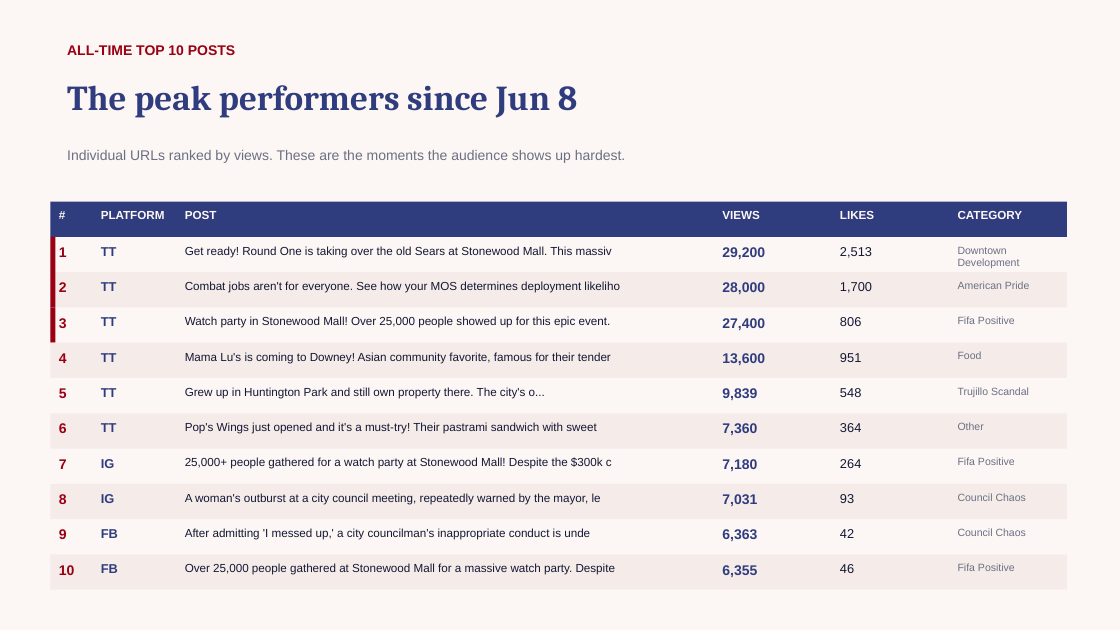
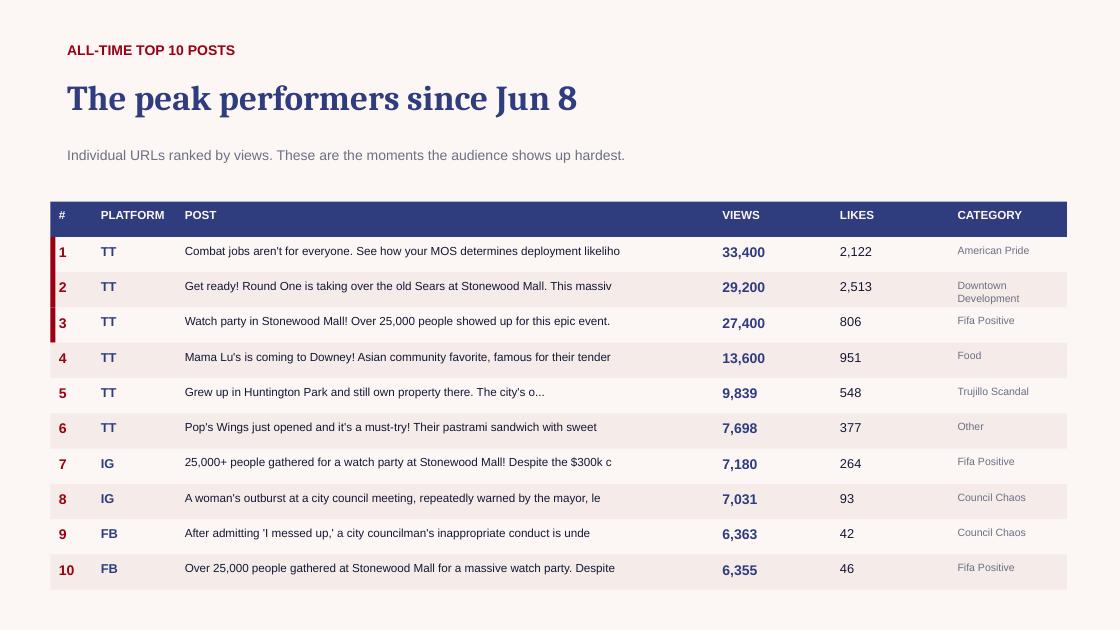
Before and after one commit to zvmmer/talking-downey-kpis, a slide deck: slide 5 of OVERALL_REPORT.pptx. Drawn at 1120x630 pixels with LibreOffice and Linux fonts; fonts in the diff are those of the drawing. Boxes give left, top, right and bottom in pixels: in the first picture for what was removed or moved away, otherwise in the second. Text is boxed around its words. In the diff, an @@ line names an element or a change of style, - is before the commit and + after.

```diff
--- a/OVERALL_REPORT.pptx
+++ b/OVERALL_REPORT.pptx
@@ text "Combat jobs aren't for everyone. ...": place and size @@
-text "Combat jobs aren't for everyone. ..." at (185, 281, 620, 293)
+text "Combat jobs aren't for everyone. ..." at (185, 246, 620, 258)
@@ text added at (722, 247, 765, 259), 12 pt, text #2F3C7E, bold @@
+33,400
@@ text at (840, 247, 872, 258): text changed @@
-2,513
+2,122
@@ text "American Pride": place and size @@
-text "American Pride" at (958, 281, 1030, 289)
+text "American Pride" at (958, 246, 1030, 254)
@@ 3 texts: place and size @@
-3 texts at (185, 246, 1020, 268)
+3 texts at (185, 281, 1020, 304)
@@ text removed at (722, 282, 765, 294) @@
-28,000
@@ text at (840, 282, 872, 293): text changed @@
-1,700
+2,513
@@ text at (722, 423, 757, 435): text changed @@
-7,360
+7,698
@@ text at (840, 423, 861, 432): text changed @@
-364
+377
```
Also in this commit, not shown: 4 other slides changed, 5 other files.
